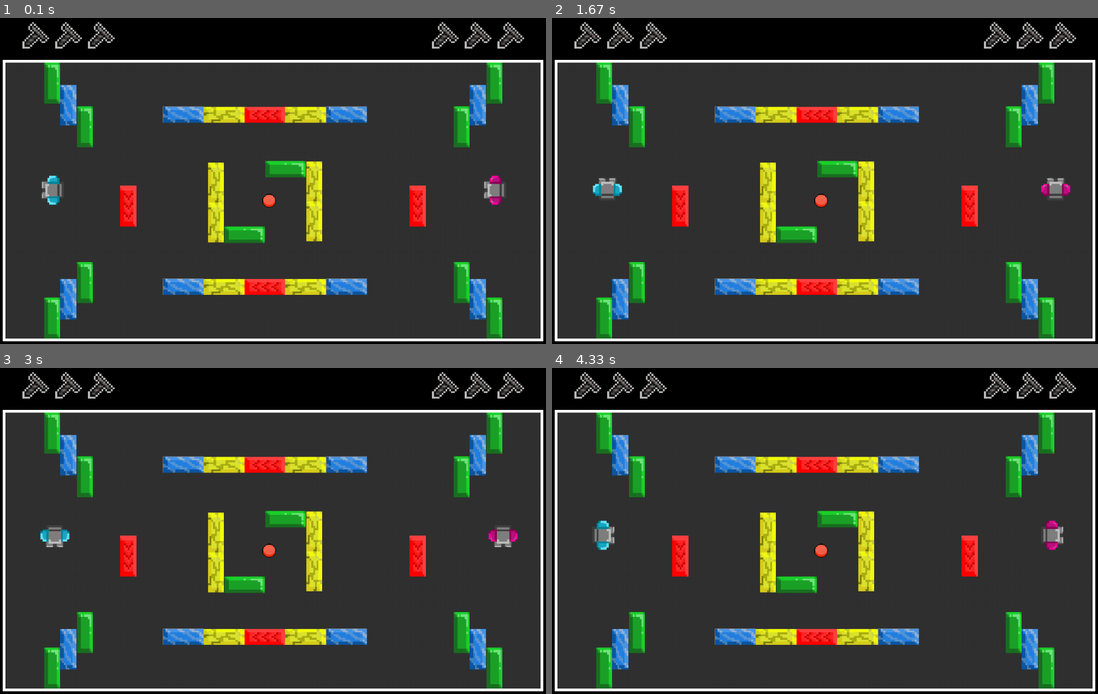
Above: before the commit, frames 1-4 (two rows, left to right).
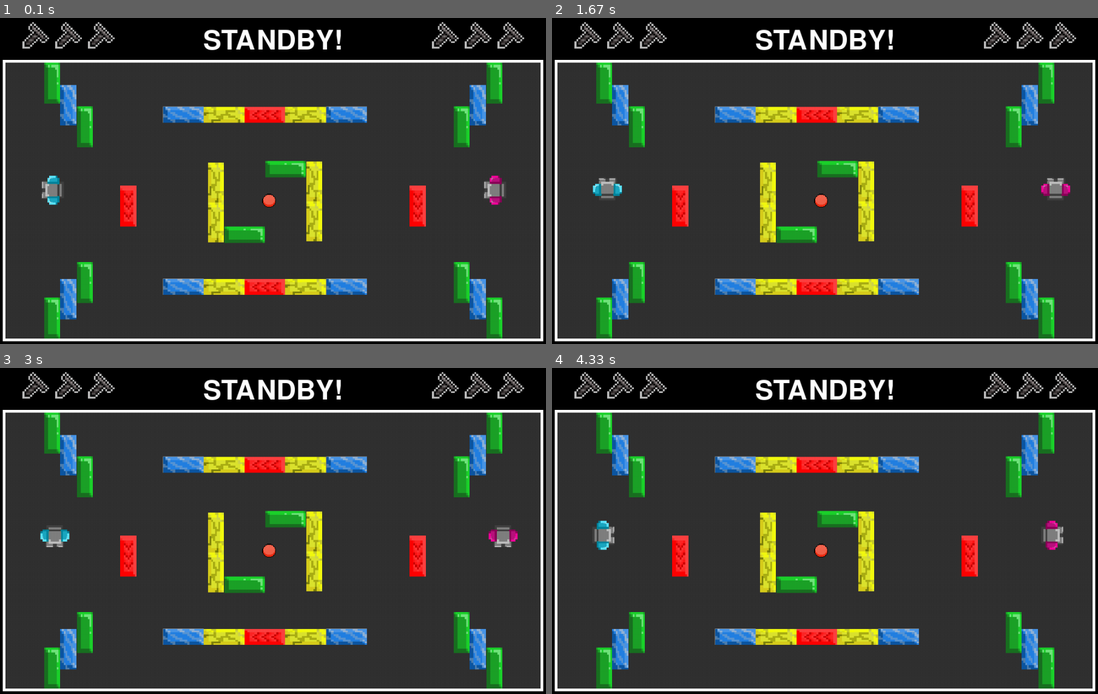
Above: after the commit, the same moments.

Repository: klissiadev/dodgebot_pygame
Game: pygame game, started from dodgebots-pygame.py
Same seed, same stepped clock (60 frames per second), same inputs: the game is played once before the commit and once after it.
Inputs:
- Up to frame 1 (0.1 s): no input
- Up to frame 2 (1.67 s): hold E 0.33-0.8 s; hold Right 0.33-0.8 s; hold Right 0.83-1.3 s; hold D 0.83-1.3 s; hold Up 1.33-1.63 s; hold W 1.33-1.63 s
- Up to frame 3 (3 s): hold Right 1.67-2.13 s; hold D 1.67-2.13 s; hold Left 2.17-2.7 s; hold A 2.17-2.7 s; hold Down from 2.73 s (still down); hold S from 2.73 s (still down)
- Up to frame 4 (4.33 s): release Down at 3.03 s; release S at 3.03 s; hold Left 3.07-3.47 s; hold A 3.07-3.47 s; hold Up 3.5-3.87 s; hold W 3.5-3.87 s; hold Right from 3.9 s (still down); hold D from 3.9 s (still down)

The runs differ from the first frame. In frame 1, 0.9% of the frame differs, in the area x 37-63%, y 3-10%; in frame 2, 0.9%; in frame 3, 0.9%; in frame 4, 0.9%.

Commit message:
Players defense are now more vulnerable and life points have been added

Diff:
--- a/dodgebots-pygame.py
+++ b/dodgebots-pygame.py
@@ -91,7 +91,13 @@
                 block_sound.play()
                 return True
 
-# Controls for Player 1 (WASD + E for defense/attack) and player 2 (Arrow keys + Space for defense/attack)
+    def hit_player(self, player):
+        if abs(self.speed_x) > 0 and abs(self.speed_y) > 0:
+            if self.rect.colliderect(player.rect):
+                return True
+        return False
+
+    # Controls for Player 1 (WASD + E for defense/attack) and player 2 (Arrow keys + Space for defense/attack)
 player1_controls = {
     'up': pygame.K_w,
     'down': pygame.K_s,
@@ -133,6 +139,7 @@
 player2 = pl.Player(FIELD_WIDTH - 120, FIELD_HEIGHT / 2 + 30, player2_controls, player2_image)
 
 # loop
+interval = True
 running = True
 ball = Ball(480, 325)
 blocks = bc.create_blocks()
@@ -141,6 +148,7 @@
 dodging_theme = pygame.mixer.Sound('./assets/DODGING!.mp3')
 dodging_theme.play(-1)
 block_sound = pygame.mixer.Sound('./assets/block_sound.mp3')
+font = pygame.font.Font(None, 74)
 
 
 while running:
@@ -151,7 +159,18 @@
         if event.type == pygame.QUIT:
             running = False
 
+        if event.type == pygame.K_e or event.type == pygame.K_SPACE:
+            interval = False
+
     keys = pygame.key.get_pressed()
+
+    if interval:
+        message_surface = font.render("STANDBY!", True, COLOR_WHITE)
+        message_rect = message_surface.get_rect(center=(SCREEN_WIDTH // 2, SCREEN_HEIGHT // 13))
+        screen.blit(message_surface, message_rect)
+    else:
+        player1.move(keys, blocks, ball, player2)
+        player2.move(keys, blocks, ball, player1)
 
     player1.move(keys, blocks, ball, player2)
     player2.move(keys, blocks, ball, player1)
@@ -162,10 +181,29 @@
 
     player1.update_animation(keys,ball)
     player2.update_animation(keys,ball)
+
     # Catching the ball when speed equals to zero
     if ball.speed_x == 0 and ball.speed_y == 0:
         if player1.x == ball.rect.left and player1.y == ball.rect.top:
             player1.image = player1.images['throwing']
+
+    # Loosing life check
+    if ball.hit_player(player1) and not player1.holding_ball:
+        player1.life -= 1
+        ball.speed_x *= 1
+        ball.speed_y *= 1
+        block_sound.play()
+
+    if ball.hit_player(player2) and not player2.holding_ball:
+        player2.life -= 1
+        ball.speed_x *= 1
+        ball.speed_y *= 1
+        block_sound.play()
+
+
+    if player1.life <= 0 or player2.life <= 0:
+        interval = True
+
 
     # Draw field
     pygame.draw.rect(screen, COLOR_DARK_GRAY, (BORDER_THICKNESS, 80, FIELD_WIDTH, FIELD_HEIGHT))
--- a/util/players.py
+++ b/util/players.py
@@ -46,6 +46,7 @@
         self.holding_ball = False
         self.defending = False
         self.DEFENSE_DISTANCE = 50
+        self.life = 3
 
     def move(self, keys, blocks, ball, adversary):
         dx, dy = 0, 0
@@ -119,25 +120,35 @@
         )
 
         if ball.rect.colliderect(self.defense1):
-            ball.speed_x = 5
+            ball.speed_x = -5
+        else:
+            ball.speed_x *= 1
             return
 
         if ball.rect.colliderect(self.defense2):
             ball.speed_x = -5
+        else:
+            ball.speed_x *= 1
             return
 
         if ball.rect.colliderect(self.defense_up):
             ball.speed_x = -5
+        else:
+            ball.speed_x *= 1
             return
 
         if ball.rect.colliderect(self.defense_down):
             ball.speed_x = -5
+        else:
+            ball.speed_x *= 1
             return
 
     def check_holdingball(self, ball, adversary):
-        if self.rect.colliderect(
+        expanded_rect = self.rect.inflate(20, 20)  # Aumenta a hitbox em 20 pixels em largura e altura
+
+        if expanded_rect.colliderect(
                 ball.rect) and not ball.in_move and not self.holding_ball and not adversary.holding_ball:
-            self.holding_ball = True  # O jogador está segurando a bola
+            self.holding_ball = True    # O jogador está segurando a bola
 
             # Resetar as velocidades da bola para que o jogador possa lançar novamente
             throw_sound.play()
